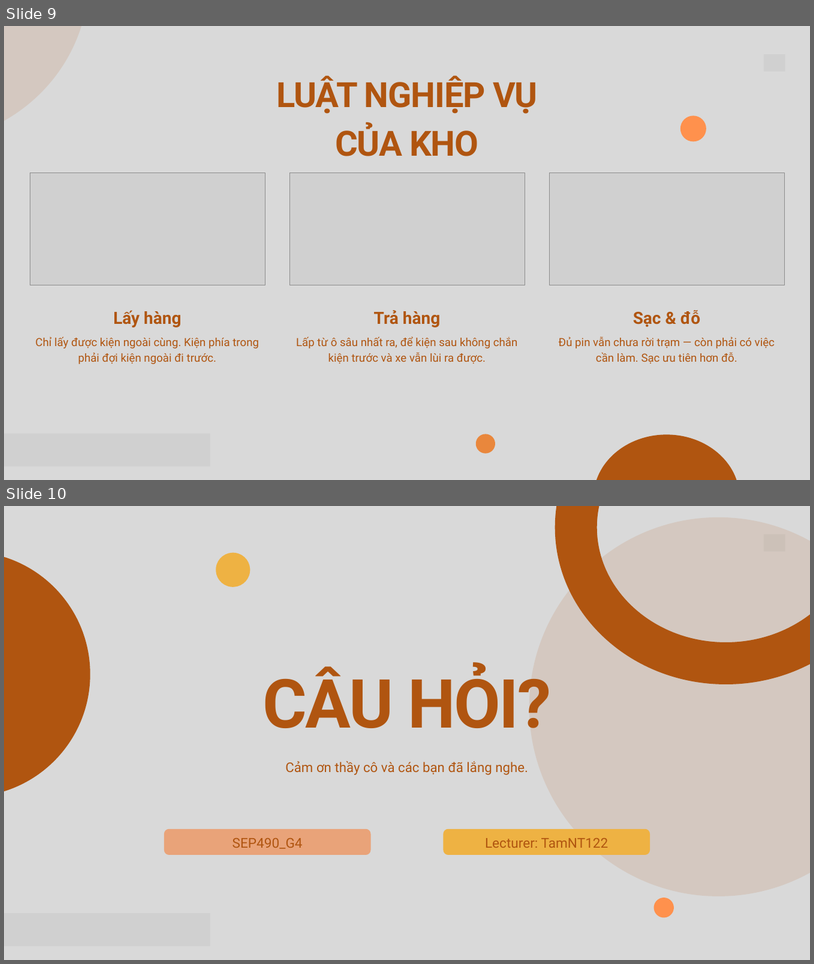
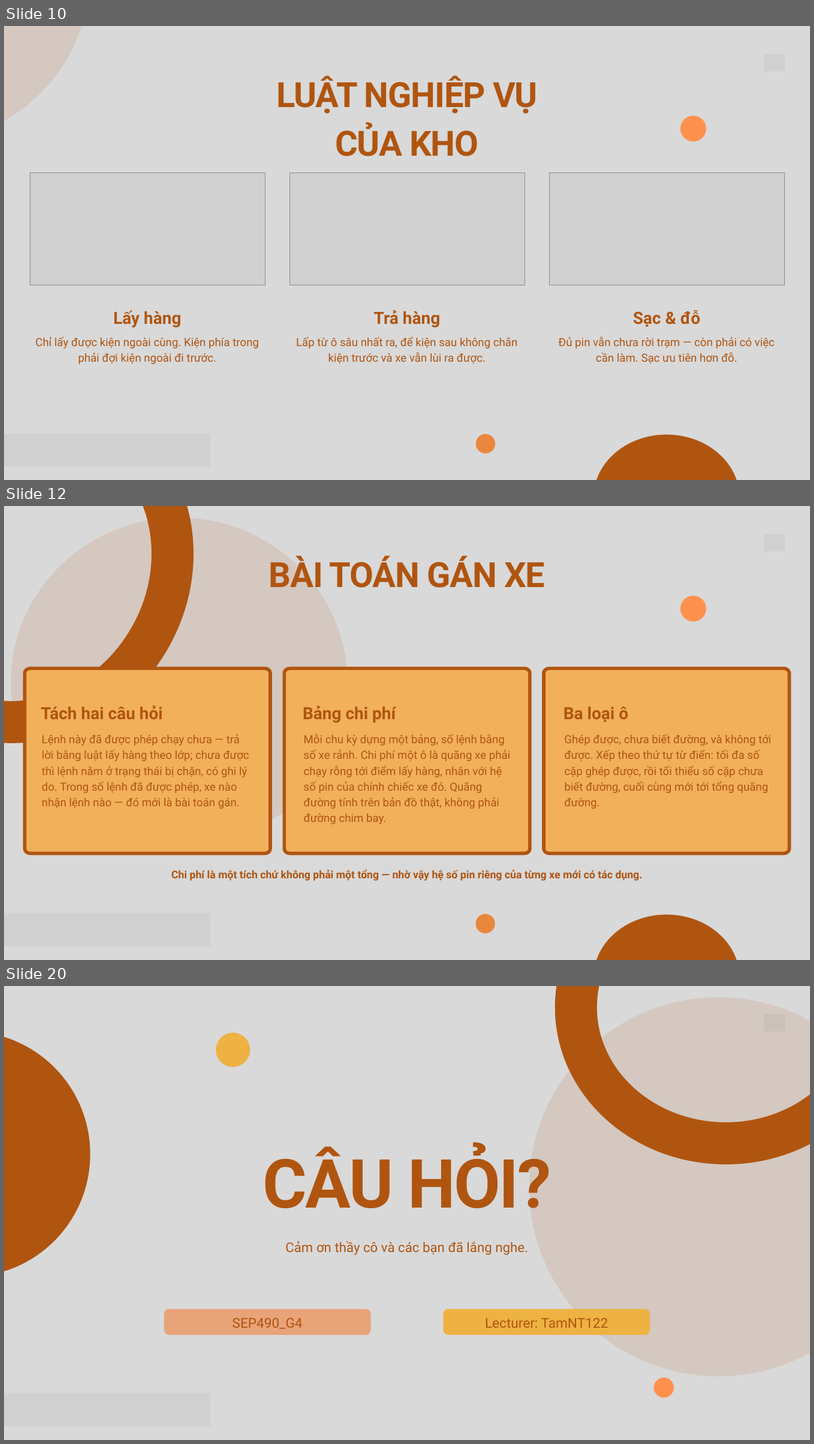
Before and after one commit to arishem51/wes, a slide deck: slide/WES-SEP490_G4.pptx. Shown one above the other, each under a label of ours: slides 9 and 10 before the commit, slides 10, 12 and 20 after it; the slides between them are not shown. The pictures are 814x964 and 814x1444 pixels, drawn with LibreOffice and Linux fonts; fonts in the diff are those of the drawing; grey boxes stand for pictures. Boxes give left, top, right and bottom in pixels: in the first picture for what was removed or moved away, otherwise in the second. Text is boxed around its words. In the diff, an @@ line names an element or a change of style, - is before the commit and + after.

```diff
--- a/slide/WES-SEP490_G4.pptx
+++ b/slide/WES-SEP490_G4.pptx
@@ slide 12 added at <box>4,506,810,960</box>, background #D9D9D9 @@
@@ freeform shape added at <box>4,506,230,777</box>, outline #B05510 75 pt @@
@@ freeform shape added at <box>11,517,348,847</box>, fill #B05510 at 12% opacity @@
@@ picture added at <box>764,534,785,551</box> @@
@@ text added at <box>269,556,545,588</box>, 62 pt, text #B05510, bold @@
+BÀI TOÁN GÁN XE
@@ freeform shape added at <box>681,595,707,621</box>, fill #FF914D @@
@@ freeform shape added at <box>24,668,270,853</box>, fill #F2B05B, outline #B05510 6 pt @@
@@ freeform shape added at <box>284,668,530,853</box>, fill #F2B05B, outline #B05510 6 pt @@
@@ freeform shape added at <box>544,668,789,853</box>, fill #F2B05B, outline #B05510 6 pt @@
@@ text added at <box>41,705,163,719</box>, 30 pt, text #B05510, bold @@
+Tách hai câu hỏi
@@ text added at <box>303,705,396,723</box>, 30 pt, text #B05510, bold @@
+Bảng chi phí
@@ text added at <box>564,706,629,722</box>, 30 pt, text #B05510, bold @@
+Ba loại ô
@@ text added at <box>42,734,249,808</box>, 20 pt, text #B05510 @@
+Lệnh này đã được phép chạy chưa — trả lời bằng luật lấy hàng theo lớp; chưa được thì lệnh nằm ở trạng thái bị chặn, có ghi lý do. Trong số lệnh đã được phép, xe nào nhận lệnh nào — đó mới là bài toán gán.
@@ text added at <box>304,734,510,824</box>, 20 pt, text #B05510 @@
+Mỗi chu kỳ dựng một bảng, số lệnh bằng số xe rảnh. Chi phí một ô là quãng xe phải chạy rỗng tới điểm lấy hàng, nhân với hệ số pin của chính chiếc xe đó. Quãng đường tính trên bản đồ thật, không phải đường chim bay.
@@ text added at <box>564,734,771,808</box>, 20 pt, text #B05510 @@
+Ghép được, chưa biết đường, và không tới được. Xếp theo thứ tự từ điển: tối đa số cặp ghép được, rồi tối thiểu số cặp chưa biết đường, cuối cùng mới tới tổng quãng đường.
@@ text added at <box>171,869,642,880</box>, 19 pt, text #B05510, bold @@
+Chi phí là một tích chứ không phải một tổng — nhờ vậy hệ số pin riêng của từng xe mới có tác dụng.
@@ picture added at <box>4,913,210,946</box> @@
@@ freeform shape added at <box>476,913,495,933</box>, fill #E9873C @@
@@ freeform shape added at <box>594,914,740,960</box>, fill #B05510 @@
@@ what was slide 9 is now slide 10 @@
@@ what was slide 10 is now slide 20 @@
```
Also in this commit, not shown: 2 slides changed, 9 other slides added, 8 other files.
